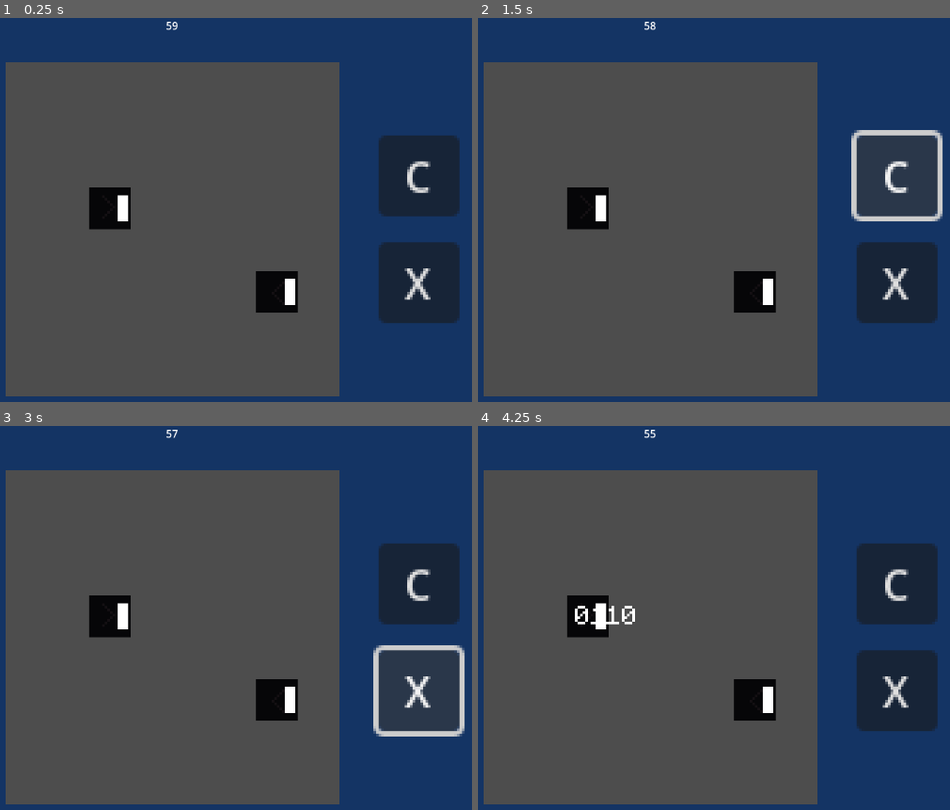
Above: before the commit, frames 1-4 (two rows, left to right).
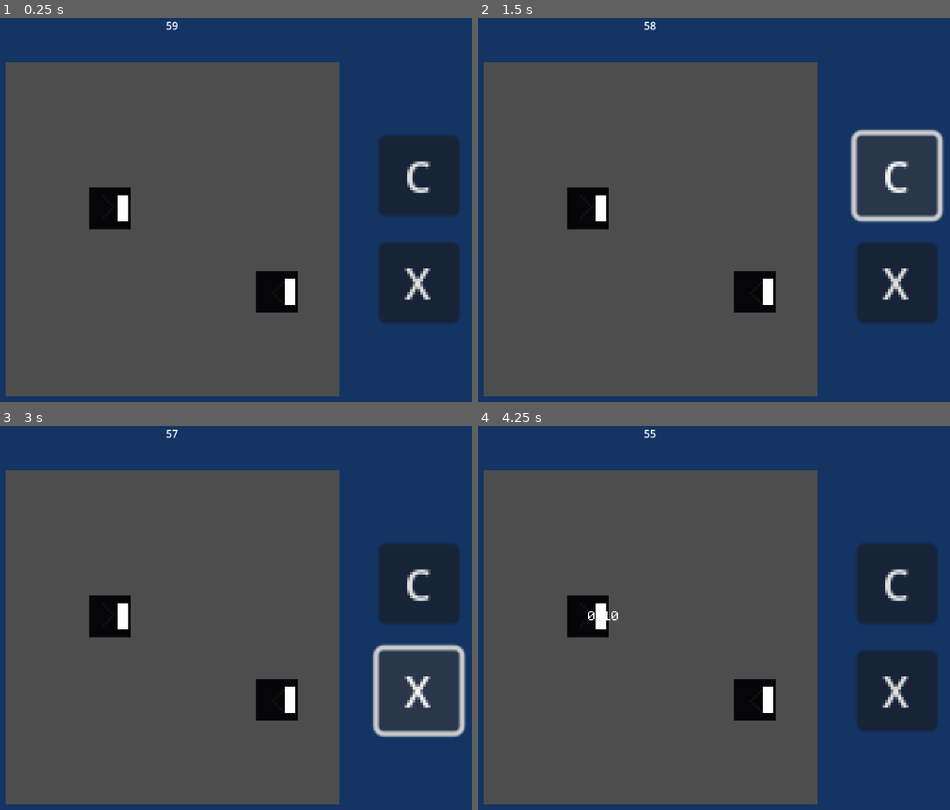
Above: after the commit, the same moments.

Repository: outercloudstudio/gmtk-2024
Game: Godot game, scene res://scenes/game.tscn
The game is run twice, just before and just after one commit, with the same random seed, the same clock (stepped at 60 frames per second) and the same inputs.
Inputs (mouse positions are in pixels of both pictures, inside the frame that each line leads up to):
- Up to frame 1 (0.25 s): no input
- Up to frame 2 (1.5 s): click "C" at 0.5 s; click "C" at 1.25 s
- Up to frame 3 (3 s): click "C" at 2 s; click "X" at 2.75 s
- Up to frame 4 (4.25 s): move the mouse to (817, 618) at 3.52 s; press the mouse at (817, 618) at 3.53 s

The runs differ from the first frame. In frame 2, 0.8% of the frame differs, in the area x 78-99%, y 28-54%; in frame 3, 0.8%; in frame 4, 0.3%.

Commit message:
try some more

Diff:
--- a/scenes/game.tscn
+++ b/scenes/game.tscn
@@ -19,12 +19,12 @@
 grow_horizontal = 2
 grow_vertical = 2
 stretch = true
-stretch_shrink = 4
+stretch_shrink = 2
 
 [node name="SubViewport" type="SubViewport" parent="CanvasLayer/SubViewportContainer"]
 handle_input_locally = false
 canvas_item_default_texture_filter = 0
-size = Vector2i(288, 162)
+size = Vector2i(576, 324)
 render_target_update_mode = 4
 
 [node name="World" parent="CanvasLayer/SubViewportContainer/SubViewport" instance=ExtResource("1_i4p5l")]
--- a/scenes/items/byte.tscn
+++ b/scenes/items/byte.tscn
@@ -22,9 +22,11 @@
 shape = SubResource("RectangleShape2D_eiyny")
 
 [node name="Label" type="Label" parent="."]
-offset_left = -11.0
-offset_top = -8.0
-offset_right = 37.0
-offset_bottom = 6.0
+offset_left = -12.0
+offset_top = -4.0
+offset_right = 36.0
+offset_bottom = 10.0
+scale = Vector2(0.5, 0.5)
 text = "0110"
 label_settings = SubResource("LabelSettings_sdq7d")
+horizontal_alignment = 1
--- a/scenes/world.tscn
+++ b/scenes/world.tscn
@@ -29,6 +29,7 @@
 level_scene = ExtResource("5_jsqkt")
 
 [node name="Camera2D" type="Camera2D" parent="."]
+zoom = Vector2(2, 2)
 
 [node name="TileMapLayer" type="TileMapLayer" parent="."]
 tile_map_data = PackedByteArray("AAD//wUAAAACAAEAAAAAAAUAAAACAAEAAAABAAUAAAACAAEAAAD+/wUAAAACAAEAAAACAAUAAAACAAEAAAADAA …(14704 unchanged characters)…
